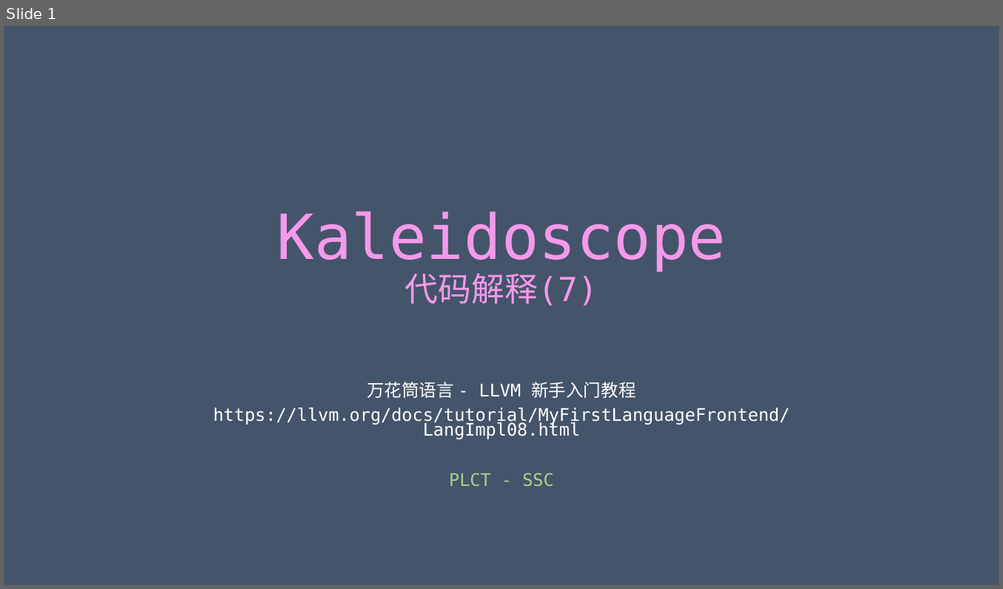
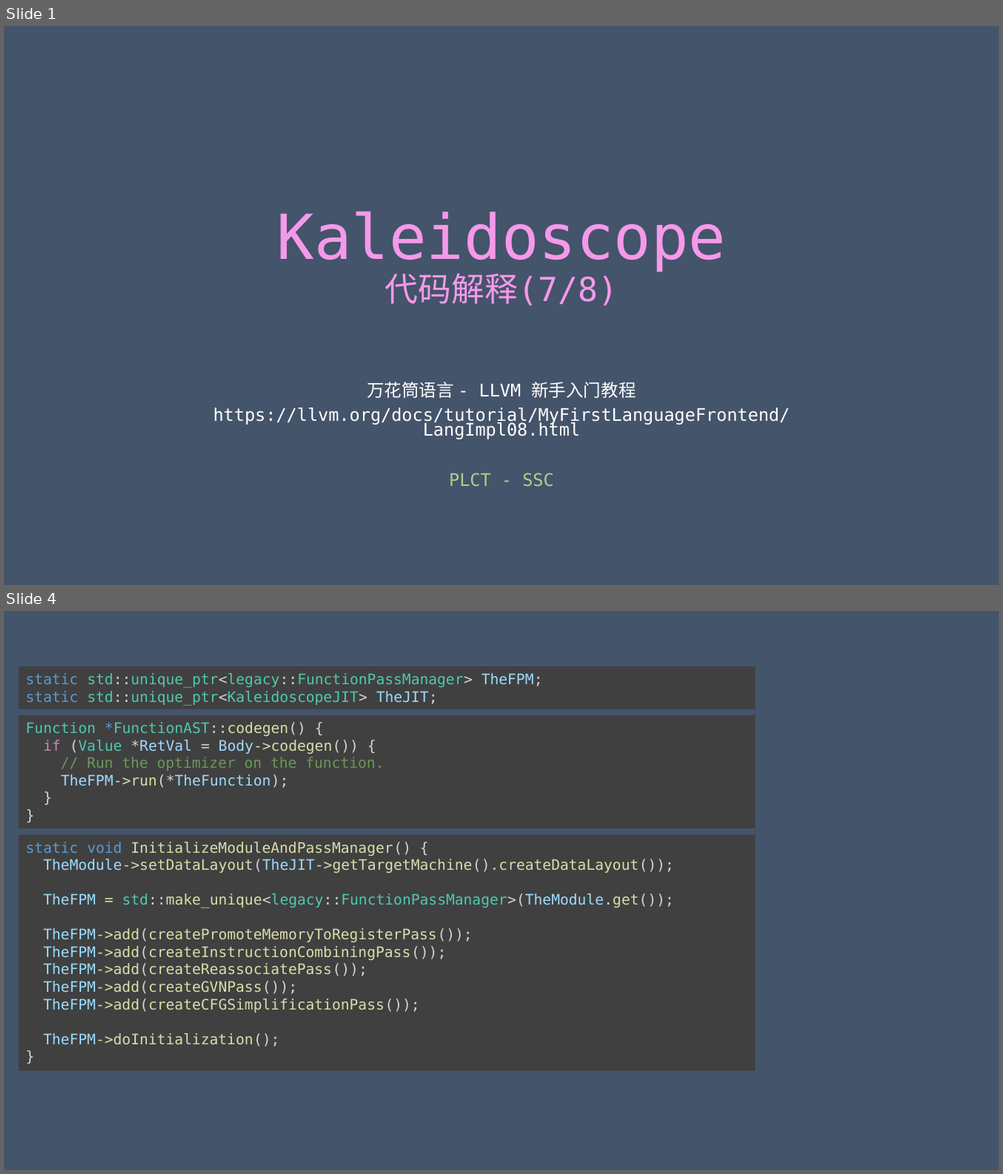
Before and after one commit to achieveartificialintelligence/download, a slide deck: Kaleidoscope/Ch8/Kaleidoscope.pptx. Shown one above the other, each under a label of ours: slide 1 before the commit, slides 1 and 4 after it; the slides between them are not shown. The pictures are 1003x589 and 1003x1174 pixels, drawn with LibreOffice and Linux fonts; fonts in the diff are those of the drawing. Boxes give left, top, right and bottom in pixels: in the first picture for what was removed or moved away, otherwise in the second. Text is boxed around its words. In the diff, an @@ line names an element or a change of style, - is before the commit and + after.

```diff
--- a/Kaleidoscope/Ch8/Kaleidoscope.pptx
+++ b/Kaleidoscope/Ch8/Kaleidoscope.pptx
@@ slide 4 added at box(4, 611, 999, 1170), background #44546A @@
@@ rectangle added at box(18, 667, 754, 709), fill #404040, 14 pt, text #4EC9B0 @@
+static std::unique_ptr<legacy::FunctionPassManager> TheFPM;
+static std::unique_ptr<KaleidoscopeJIT> TheJIT;
@@ rectangle added at box(18, 715, 754, 828), fill #404040, 14 pt, text #6A9955 @@
+Function *FunctionAST::codegen() {
+if (Value *RetVal = Body->codegen()) {
+// Run the optimizer on the function.
+TheFPM->run(*TheFunction);
+}
+}
@@ rectangle added at box(18, 834, 754, 1071), fill #404040, 14 pt, text #DCDCAA @@
+static void InitializeModuleAndPassManager() {
+TheModule->setDataLayout(TheJIT->getTargetMachine().createDataLayout());
+TheFPM = std::make_unique<legacy::FunctionPassManager>(TheModule.get());
+TheFPM->add(createPromoteMemoryToRegisterPass());
+TheFPM->add(createInstructionCombiningPass());
+TheFPM->add(createReassociatePass());
+TheFPM->add(createGVNPass());
+TheFPM->add(createCFGSimplificationPass());
+TheFPM->doInitialization();
+}
@@ slide 1 changed as well @@
@@ title at box(277, 211, 726, 306): text changed @@
-Kaleidoscope
-代码解释(7)
+Kaleidoscope
+代码解释(7/8)
```
Also in this commit, not shown: 6 other slides added.
